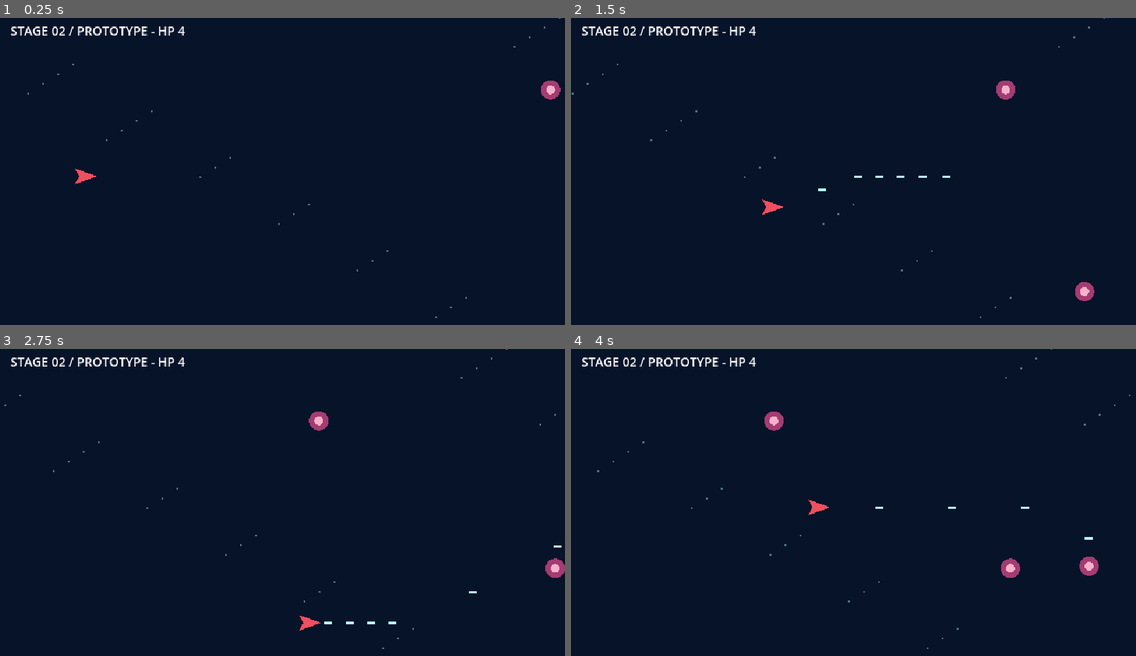
Above: before the commit, frames 1-4 (two rows, left to right).
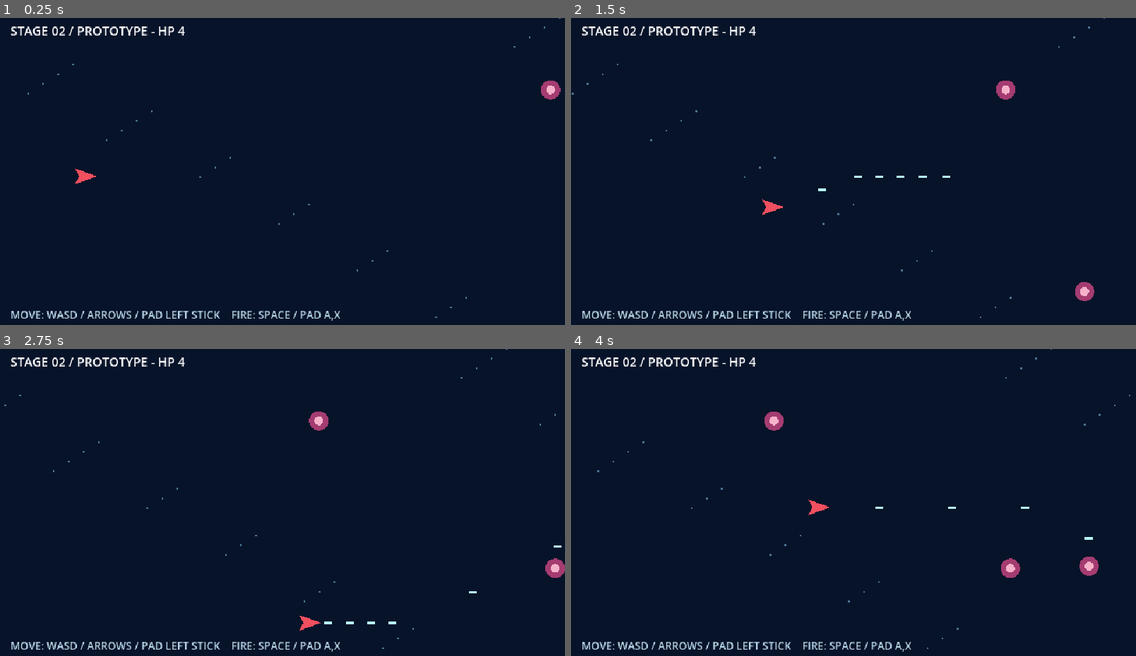
Above: after the commit, the same moments.

Repository: coshimagame/manjusyage
Game: Godot game, scene res://prototypes/stage2_combat.tscn
Two runs of this game, one before a commit and one after it. Both use one fixed random seed, a clock stepped at 60 frames per second and the inputs below. This scene is started directly instead of the project's main scene.
Inputs (mouse positions are in pixels of both pictures, inside the frame that each line leads up to):
- Up to frame 1 (0.25 s): no input
- Up to frame 2 (1.5 s): tap Enter (ui_accept) at 0.5, 0.77, 0.8, 1.07, 1.35 s; move the mouse to (977, 159) at 0.52 s; hold Right (ui_right) 0.53-1.28 s; hold Space 0.53-1.28 s; click (977, 159) at 0.67 s; move the mouse to (740, 192) at 1.27 s; hold Down (ui_down) from 1.28 s (still down)
- Up to frame 3 (2.75 s): tap Enter (ui_accept) at 1.52, 1.82, 2.3 s; tap Space at 1.55 s; move the mouse to (339, 438) at 2.02 s; release Down (ui_down) at 2.03 s; hold Right (ui_right) from 2.03 s (still down); hold Space from 2.03 s (still down)
- Up to frame 4 (4 s): move the mouse to (825, 570) at 2.77 s; release Right (ui_right) at 2.78 s; release Space at 2.78 s; hold Up (ui_up) 2.78-3.53 s; tap M at 2.85 s; click (825, 570) at 2.92 s; tap Enter (ui_accept) at 3.02, 3.32 s; tap Space at 3.05 s; move the mouse to (1023, 554) at 3.52 s; hold Left (ui_left) from 3.53 s (still down); hold Enter (ui_accept) from 3.53 s (still down); tap 1 at 3.6 s

The runs differ from the first frame. In frame 1, 0.7% of the frame differs, in the area x 2-61%, y 95-99%; in frame 2, 0.7%; in frame 3, 0.7%; in frame 4, 0.7%.

Commit message:
fix(stage2): enable controller stick movement and A/X firing in combat prototype

Diff:
--- a/prototypes/stage2_combat.gd
+++ b/prototypes/stage2_combat.gd
@@ -35,10 +35,21 @@
 	if Input.is_key_pressed(KEY_DOWN) or Input.is_key_pressed(KEY_S): axis.y += 1
 	if axis == Vector2.ZERO:
 		axis = Input.get_vector("ui_left", "ui_right", "ui_up", "ui_down")
+	# First connected controller can steer this single-ship prototype.
+	# Deadzone prevents drifting sticks from moving the ship.
+	if axis == Vector2.ZERO and not Input.get_connected_joypads().is_empty():
+		var device: int = Input.get_connected_joypads()[0]
+		var stick := Vector2(Input.get_joy_axis(device, JOY_AXIS_LEFT_X), Input.get_joy_axis(device, JOY_AXIS_LEFT_Y))
+		if stick.length() > 0.22:
+			axis = stick
 	ship += axis.limit_length(1.0) * 175.0 * delta
 	ship = ship.clamp(Vector2(12, 12), SIZE - Vector2(12, 12))
 	fire_cooldown -= delta
-	if (Input.is_key_pressed(KEY_SPACE) or Input.is_action_pressed("ui_accept")) and fire_cooldown <= 0:
+	var pad_fire := false
+	if not Input.get_connected_joypads().is_empty():
+		var device: int = Input.get_connected_joypads()[0]
+		pad_fire = Input.is_joy_button_pressed(device, JOY_BUTTON_A) or Input.is_joy_button_pressed(device, JOY_BUTTON_X)
+	if (Input.is_key_pressed(KEY_SPACE) or Input.is_action_pressed("ui_accept") or pad_fire) and fire_cooldown <= 0:
 		bullets.append(ship + Vector2(12, 0))
 		fire_cooldown = 0.16
 	for i in range(bullets.size() - 1, -1, -1):
@@ -137,6 +148,7 @@
 		draw_circle(center, 8, Color("#fff0c6"))
 		draw_rect(Rect2(Vector2(425, 10), Vector2(float(boss_hp) / 24.0 * 195.0, 5)), Color("#f16487"))
 	draw_string(ThemeDB.fallback_font, Vector2(12, 20), "STAGE 02 / PROTOTYPE - HP %d" % hp, HORIZONTAL_ALIGNMENT_LEFT, -1, 14, Color.WHITE)
+	draw_string(ThemeDB.fallback_font, Vector2(12, 342), "MOVE: WASD / ARROWS / PAD LEFT STICK    FIRE: SPACE / PAD A,X", HORIZONTAL_ALIGNMENT_LEFT, -1, 12, Color("#b7d5e5"))
 	if paused and not finished:
 		draw_rect(Rect2(160, 140, 320, 78), Color("#09111e"))
 		draw_string(ThemeDB.fallback_font, Vector2(205, 175), "PAUSED", HORIZONTAL_ALIGNMENT_LEFT, -1, 24, Color.WHITE)
